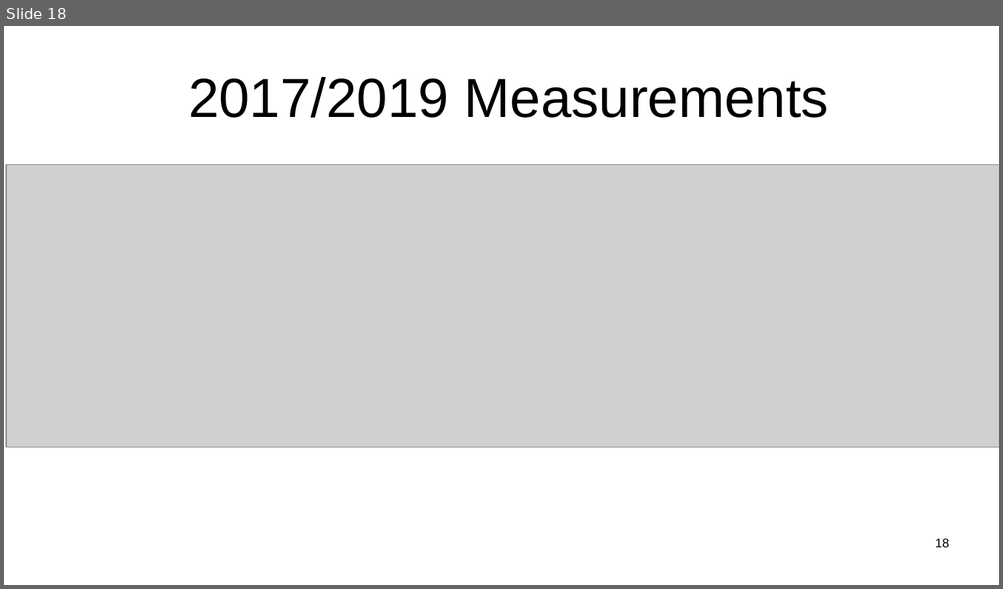
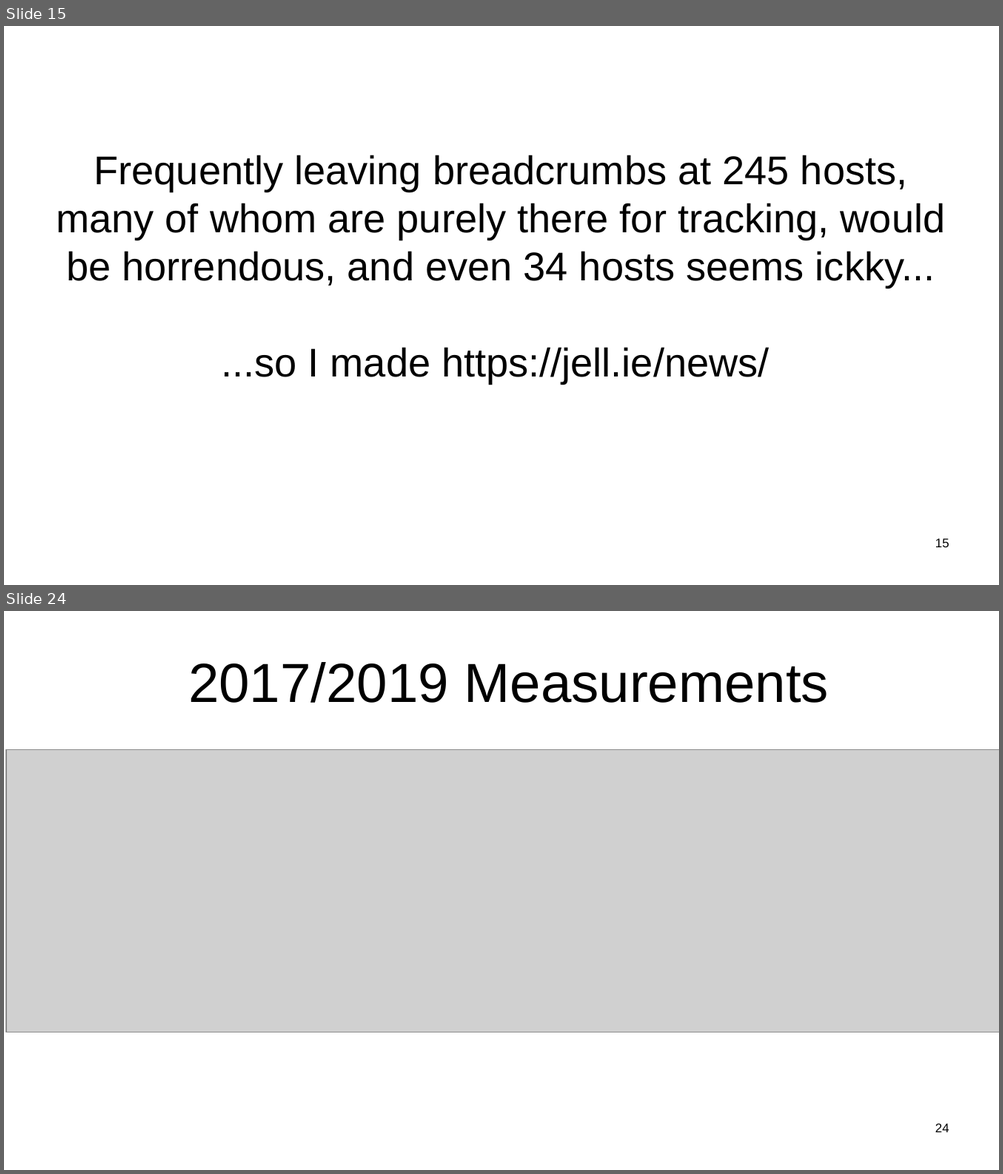
Before and after one commit to sftcd/witidtm, a slide deck: lectures/300-jellie.odp. Shown one above the other, each under a label of ours: slide 18 before the commit, slides 15 and 24 after it; the slides between them are not shown. The pictures are 1003x589 and 1003x1174 pixels, drawn with LibreOffice and Linux fonts; fonts in the diff are those of the drawing; grey boxes stand for pictures. Boxes give left, top, right and bottom in pixels: in the first picture for what was removed or moved away, otherwise in the second. Text is boxed around its words. In the diff, an @@ line names an element or a change of style, - is before the commit and + after.

Commit message:
moar news

```diff
--- a/lectures/300-jellie.odp
+++ b/lectures/300-jellie.odp
@@ slide 15 added at box(4, 26, 999, 585), background #FFFFFF @@
@@ subtitle added at box(56, 155, 945, 383), 32 pt, text #000000 @@
+Frequently leaving breadcrumbs at 245 hosts, many of whom are purely there for tracking, would be horrendous, and even 34 hosts seems ickky...
+...so I made https://jell.ie/news/
@@ page number added at box(935, 539, 949, 548), 10 pt, text #000000 @@
+15
@@ what was slide 18 is now slide 24 @@
@@ page number at box(935, 1124, 949, 1133): text changed @@
-18
+24
```
Also in this commit, not shown: 5 slides changed, 4 other slides added, 1 other file.
